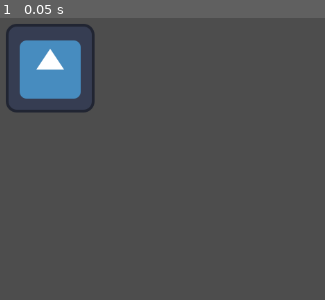
Above: before the commit, frame 1.
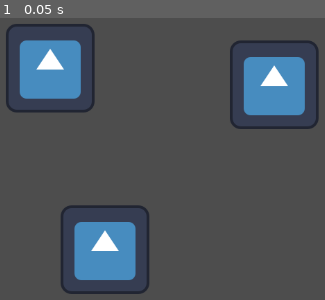
Above: after the commit, the same moment.

Repository: zjhzhzh/Game
Game: Godot game, scene res://node_2d.tscn
Two runs of this game, one before a commit and one after it. Both use one fixed random seed, a clock stepped at 60 frames per second and the inputs below. The project has no main scene, so this scene is started directly. The engine's default icon, where the game draws it, is replaced by a stand-in: a white triangle on a blue panel in a dark square.
Inputs:
- Up to frame 1 (0.05 s): no input

The runs differ from the first frame. In frame 1, 10% of the frame differs, in the area x 18-99%, y 7-98%.

Commit message:
node_2d.tscn

Diff:
--- a/node_2d.tscn
+++ b/node_2d.tscn
@@ -7,3 +7,11 @@
 [node name="Icon" type="Sprite2D" parent="."]
 position = Vector2(218, 146)
 texture = ExtResource("1_ndr8h")
+
+[node name="Icon2" type="Sprite2D" parent="."]
+position = Vector2(297, 408)
+texture = ExtResource("1_ndr8h")
+
+[node name="Icon3" type="Sprite2D" parent="."]
+position = Vector2(541, 170)
+texture = ExtResource("1_ndr8h")
